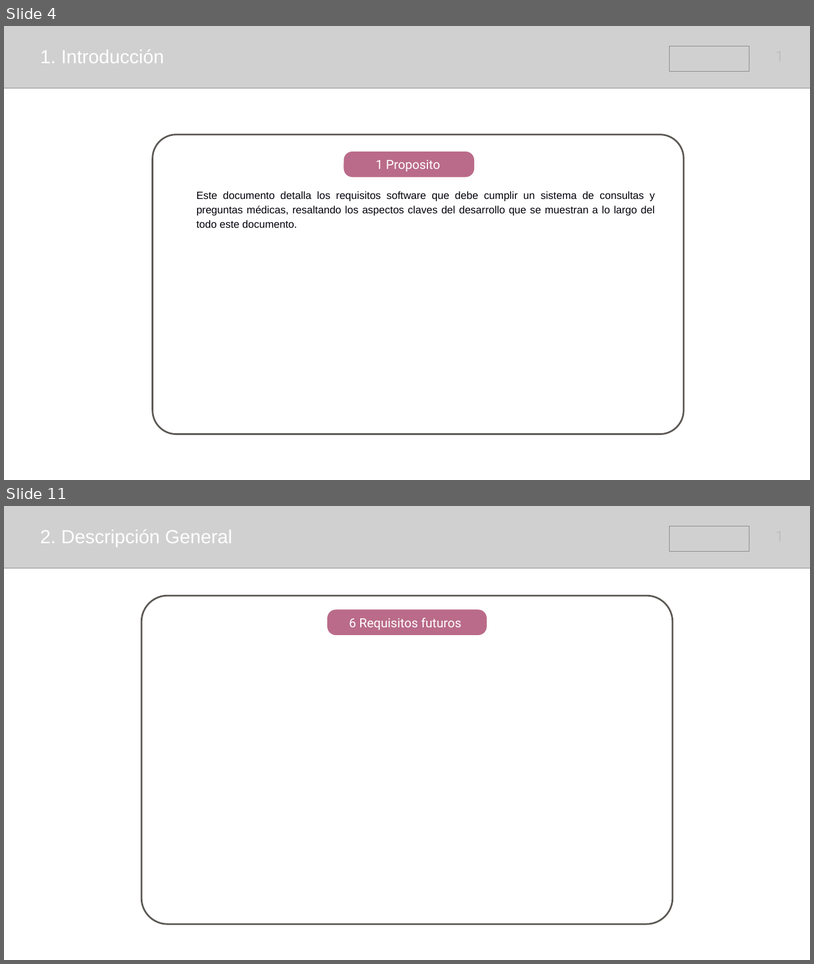
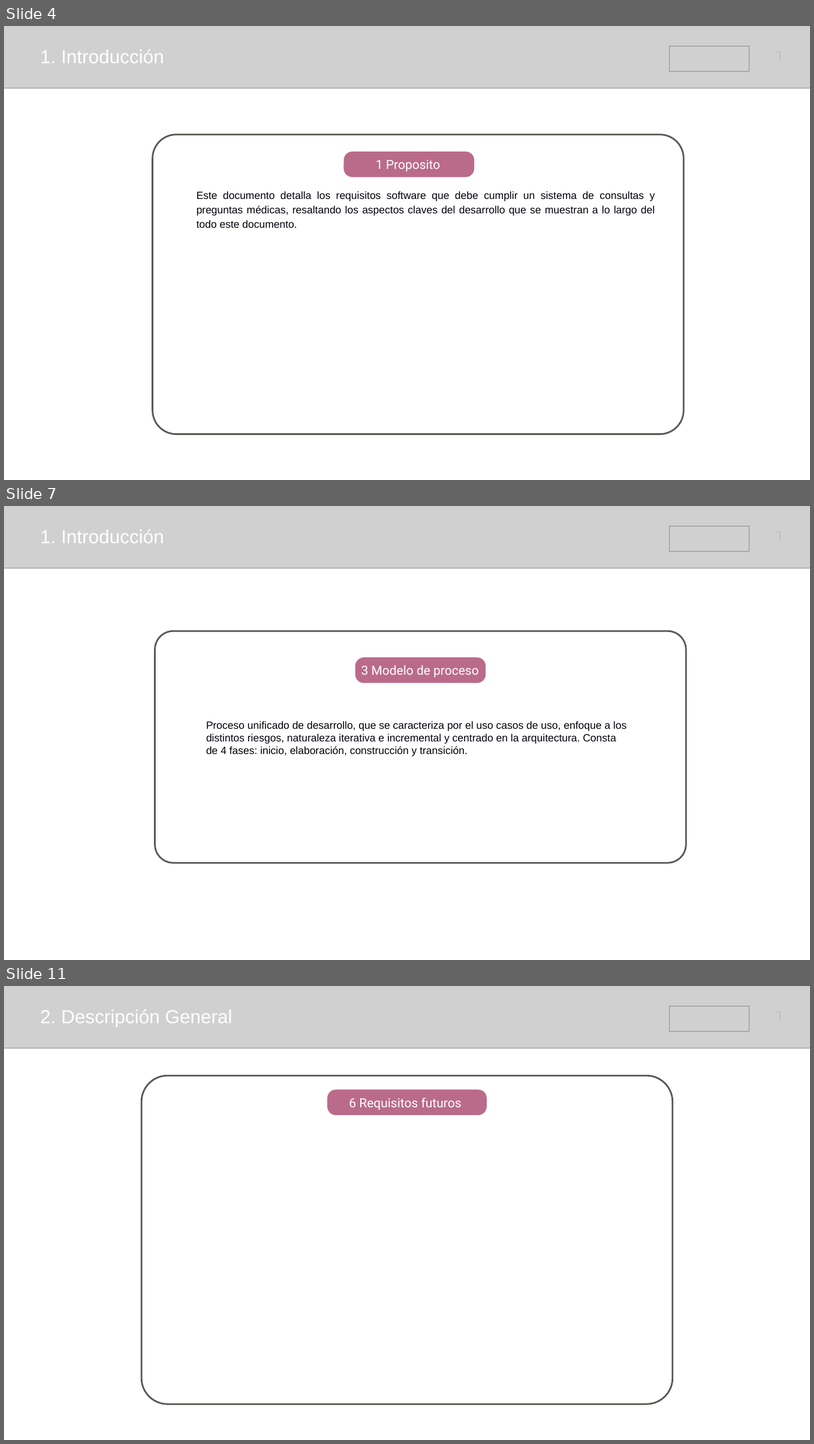
Before and after one commit to samusolo/iDoctor, a slide deck: Plan de proyecto.pptx. Shown one above the other, each under a label of ours: slides 4 and 11 before the commit, slides 4, 7 and 11 after it; the slides between them are not shown. The pictures are 814x964 and 814x1444 pixels, drawn with LibreOffice and Linux fonts; fonts in the diff are those of the drawing; grey boxes stand for pictures. Boxes give left, top, right and bottom in pixels: in the first picture for what was removed or moved away, otherwise in the second. Text is boxed around its words. In the diff, an @@ line names an element or a change of style, - is before the commit and + after.

```diff
--- a/Plan de proyecto.pptx
+++ b/Plan de proyecto.pptx
@@ slide 7 added at box(4, 506, 810, 960), background #FFFFFF @@
@@ picture added at box(4, 506, 810, 568) @@
@@ text added at box(40, 529, 164, 543), 45 pt, text #FFFFFF @@
+1. Introducción
@@ picture added at box(669, 526, 749, 551) @@
@@ rounded rectangle added at box(155, 631, 686, 862), outline #5B5854 4 pt @@
@@ rounded rectangle added at box(356, 657, 486, 682), fill #BA6B89 @@
@@ text added at box(362, 665, 479, 677), 30 pt, text #FFFFFF @@
+3 Modelo de proceso
@@ text added at box(206, 721, 627, 756), 25 pt, text #00000A @@
+Proceso unificado de desarrollo, que se caracteriza por el uso casos de uso, enfoque a los distintos riesgos, naturaleza iterativa e incremental y centrado en la arquitectura. Consta de 4 fases: inicio, elaboración, construcción y transición.
```
Also in this commit, not shown: 6 slides changed, 1 slide removed.
